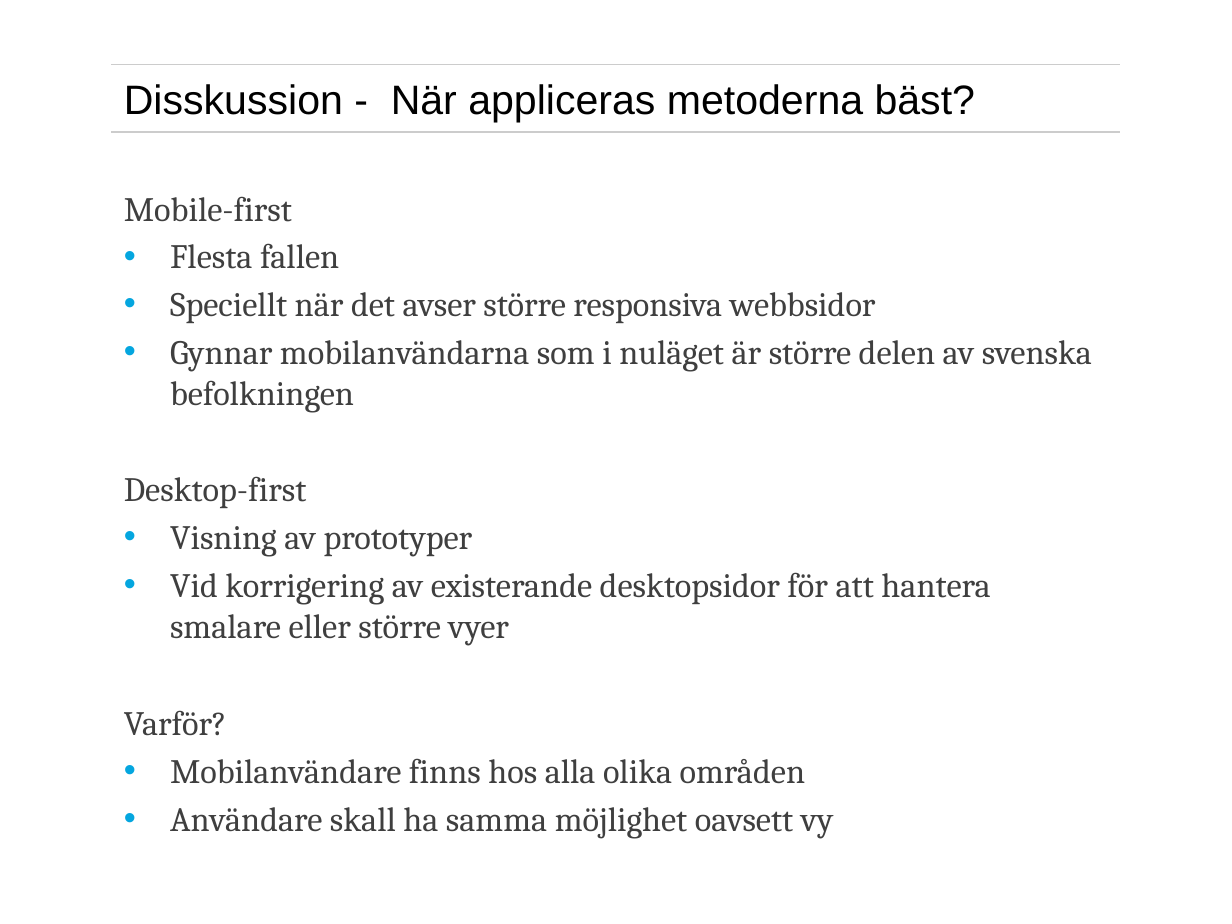
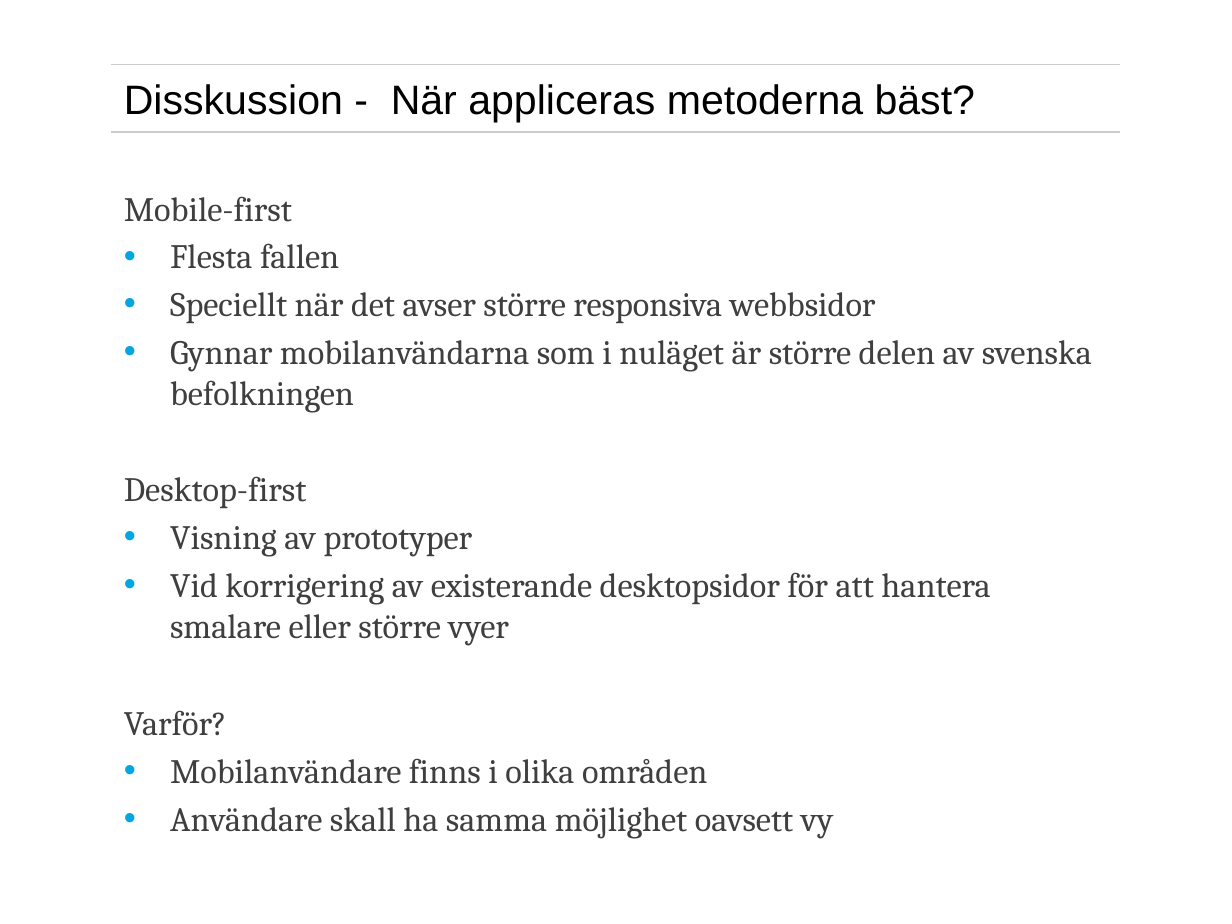
Before and after one commit to eduardocastaneda/exjobb, a slide deck: slide 42 of presentation/exjobbspresentationrecover.pptx. Drawn at 1232x924 pixels with LibreOffice and Linux fonts; fonts in the diff are those of the drawing; background and template pictures are left out. Boxes give left, top, right and bottom in pixels: in the first picture for what was removed or moved away, otherwise in the second. Text is boxed around its words. In the diff, an @@ line names an element or a change of style, - is before the commit and + after.

```diff
--- a/presentation/exjobbspresentationrecover.pptx
+++ b/presentation/exjobbspresentationrecover.pptx
@@ text at (170, 758, 707, 784): text changed @@
-• Mobilanvändare finns hos alla olika områden
+• Mobilanvändare finns i olika områden
```
Also in this commit, not shown: 18 other slides changed, 7 other files.
